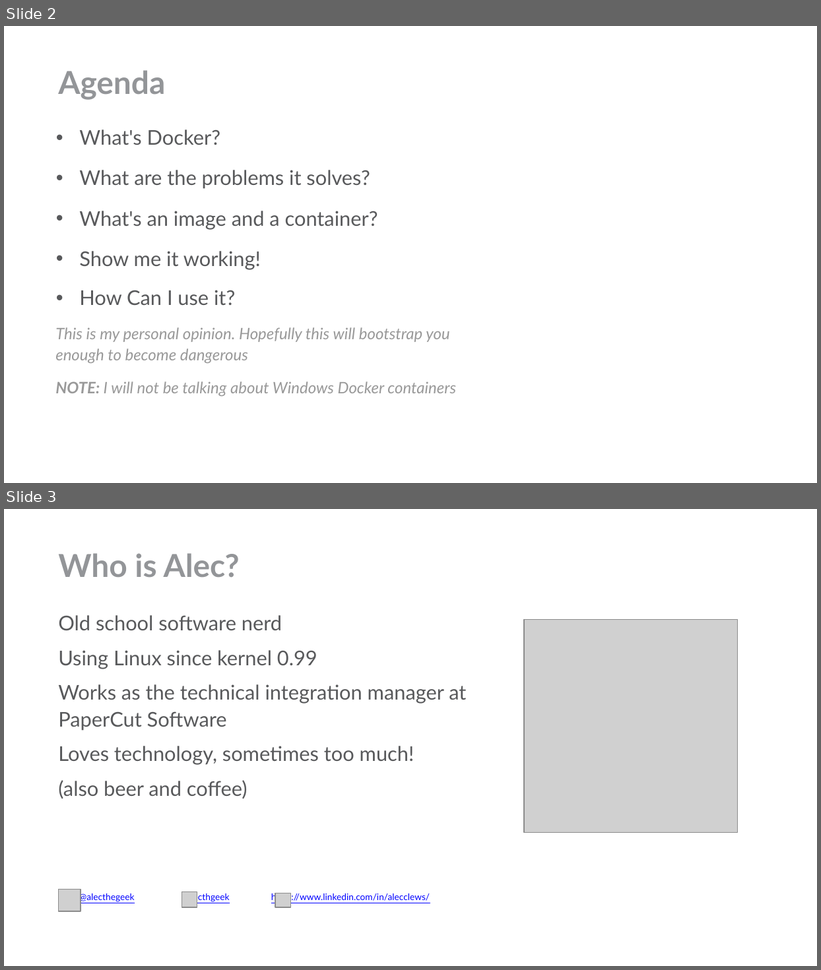
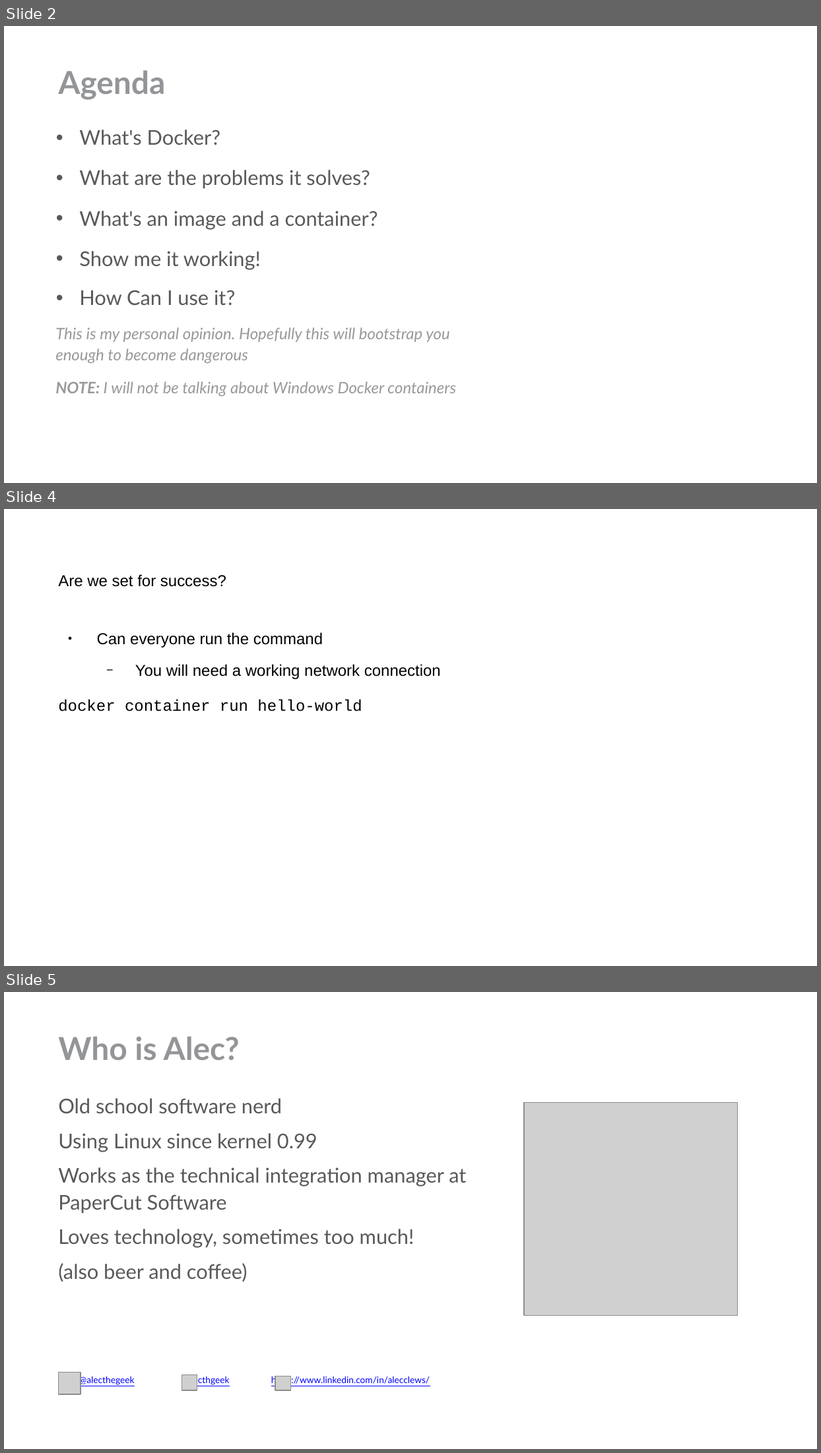
Before and after one commit to dockerfornovices/DockerSimpleDemo, a slide deck: novicesguidetodocker.odp. Shown one above the other, each under a label of ours: slides 2 and 3 before the commit, slides 2, 4 and 5 after it; the slides between them are not shown. The pictures are 821x970 and 821x1453 pixels, drawn with LibreOffice and Linux fonts; fonts in the diff are those of the drawing; grey boxes stand for pictures; background and template pictures are left out. Boxes give left, top, right and bottom in pixels: in the first picture for what was removed or moved away, otherwise in the second. Text is boxed around its words. In the diff, an @@ line names an element or a change of style, - is before the commit and + after.

```diff
--- a/novicesguidetodocker.odp
+++ b/novicesguidetodocker.odp
@@ slide 4 added at (x1=4, y1=509, x2=817, y2=966), background #FFFFFF @@
@@ title added at (x1=58, y1=574, x2=226, y2=587), 14 pt, text #000000 @@
+Are we set for success?
@@ text added at (x1=58, y1=632, x2=441, y2=712), 14 pt, text #000000 @@
+● Can everyone run the command
+  − You will need a working network connection
+docker container run hello-world
@@ what was slide 3 is now slide 5 @@
```
Also in this commit, not shown: 10 slides changed, 5 other slides added, 6 other files.
